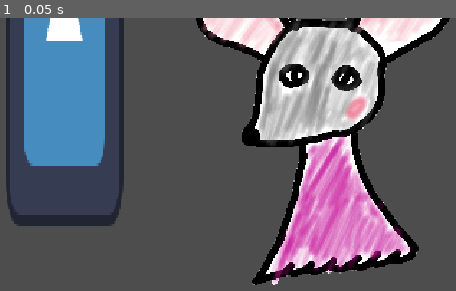
Above: before the commit, frame 1.
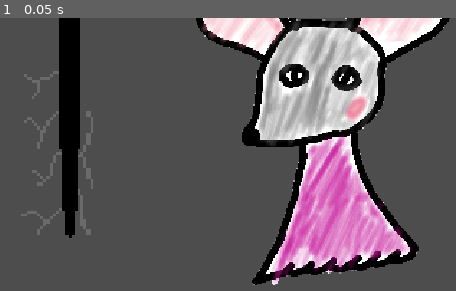
Above: after the commit, the same moment.

Repository: ygrecky/GameJam1
Game: Godot game, scene res://scenes/game.tscn
Same seed, same stepped clock (60 frames per second), same inputs: the game is played once before the commit and once after it. This scene is started directly instead of the project's main scene. The engine's default icon, where the game draws it, is replaced by a stand-in: a white triangle on a blue panel in a dark square.
Inputs:
- Up to frame 1 (0.05 s): no input

The runs differ from the first frame. In frame 1, 13% of the frame differs, in the area x 1-28%, y 0-81%.
Error in both runs: Invalid access to property or key 'aimant_activé' on a base object of type 'Nil'. (res://scripts/ravin.gd:16)

Commit message:
Update ravin.tscn

Diff:
--- a/scenes/Decoration/ravin.tscn
+++ b/scenes/Decoration/ravin.tscn
@@ -1,13 +1,13 @@
 [gd_scene format=3 uid="uid://b6dposcgekuv2"]
 
 [ext_resource type="Script" uid="uid://dpwa556ng5ht5" path="res://scripts/ravin.gd" id="1_b73sw"]
-[ext_resource type="Texture2D" uid="uid://c353tuvpl12xx" path="res://icon.svg" id="1_icnik"]
+[ext_resource type="Texture2D" uid="uid://dn4pukfbqxaxt" path="res://assets/décor/gouffre.png" id="2_4tep8"]
 
 [sub_resource type="RectangleShape2D" id="RectangleShape2D_u081y"]
-size = Vector2(175, 566)
+size = Vector2(83, 566)
 
 [sub_resource type="RectangleShape2D" id="RectangleShape2D_y7o8b"]
-size = Vector2(134, 440)
+size = Vector2(41, 440)
 
 [node name="ravin" type="StaticBody2D" unique_id=674203935 node_paths=PackedStringArray("collision_", "area")]
 script = ExtResource("1_b73sw")
@@ -15,16 +15,17 @@
 area = NodePath("Area2D")
 
 [node name="CollisionShape2D" type="CollisionShape2D" parent="." unique_id=1829732308]
-position = Vector2(-0.5, -1)
+position = Vector2(4.5, -1)
 shape = SubResource("RectangleShape2D_u081y")
 
 [node name="Sprite2D" type="Sprite2D" parent="." unique_id=1294680920]
-position = Vector2(-1, 1)
-scale = Vector2(1.3222648, 4.3242188)
-texture = ExtResource("1_icnik")
+position = Vector2(9.536743e-07, 8)
+rotation = 1.5707964
+scale = Vector2(4.475, 4.475)
+texture = ExtResource("2_4tep8")
 
 [node name="Area2D" type="Area2D" parent="." unique_id=35694742]
 
 [node name="CollisionShape2D" type="CollisionShape2D" parent="Area2D" unique_id=1361209845]
-position = Vector2(-1, -7)
+position = Vector2(2.5, -7)
 shape = SubResource("RectangleShape2D_y7o8b")
